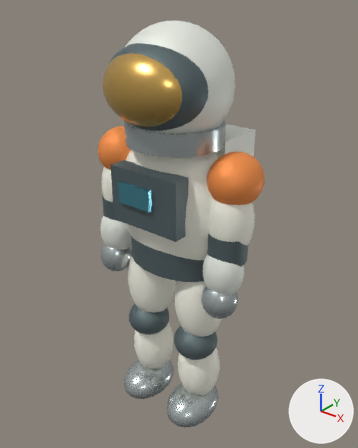
Before and after pictures for a commit that changed the glTF model public/models/mission/field-suit.glb.
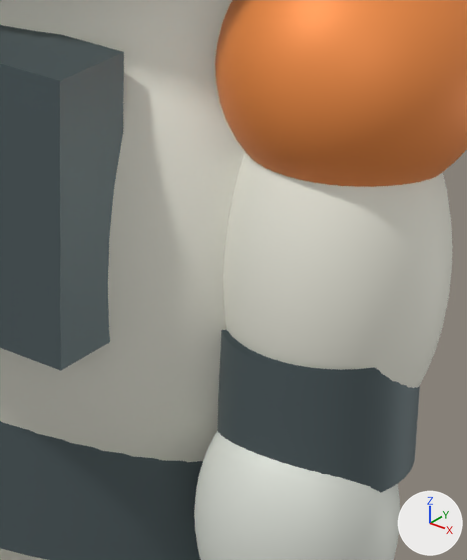
The first picture shows the older version from a 50 mm camera at (1.284, -1.576, 2.047) aimed at (-0.013, 0.046, 1.041). The close-ups show the older and then the newer version on the part from 46% to 72% of the width and 37% to 63% of the height of that picture. Only the edits that show in the close-ups are written down. Arrows for +X, +Y and +Z are at lower right; the lights stay in place. Where no turn or scale is listed for an object, it has been applied to the vertices.

The first close-up shows 'Chest console', 'Elbow.001', 'Forearm.001', 'Shoulder.001', 'Sleeve.001', 'Suit torso', 'Waist seal' and 1 more.
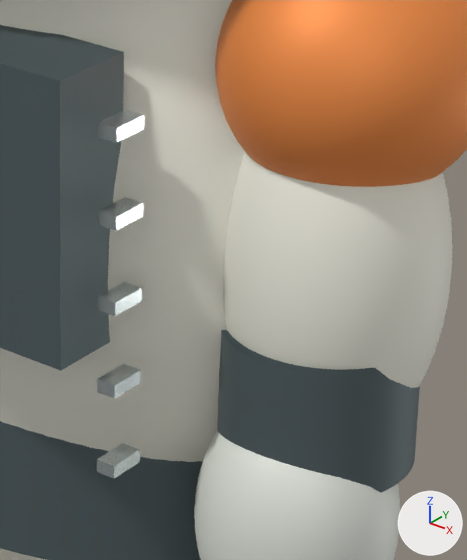
Where the change shows, as pixel boxes [x1, y1, x2, y2] in the close-ups (467 x 560 px):
'Suit seam.009', added: after [98, 110, 144, 142]
'Suit seam.008', added: after [98, 197, 143, 231]
'Suit seam.007', added: after [98, 282, 142, 316]
'Suit seam.006', added: after [97, 364, 141, 399]
'Suit seam.005', added: after [97, 443, 140, 479]

Patch to the scene script:
```diff
--- a/public/models/mission/field-suit.glb.py
+++ b/public/models/mission/field-suit.glb.py
@@ me_mesh_4_1 @@
+me_mesh_4_1.from_pydata(...)  # a box spanning x -0.5..0.5, y -0.5..0.5, z -0.5..0.5
+me_mesh_4_1.materials.append(mat_brushed_alloy)  # light grey #bac2c2
@@ ob_suit_seam_009 @@
+ob_suit_seam_009 = bpy.data.objects.new('Suit seam.009', me_mesh_4_1)
+ob_suit_seam_009.location = (0.2, -0.165, 1.32)
+ob_suit_seam_009.scale = (0.018, 0.035, 0.012)
@@ ob_suit_seam_008 @@
+ob_suit_seam_008 = bpy.data.objects.new('Suit seam.008', me_mesh_4_1)
+ob_suit_seam_008.location = (0.2, -0.165, 1.245)
+ob_suit_seam_008.scale = (0.018, 0.035, 0.012)
@@ ob_suit_seam_007 @@
+ob_suit_seam_007 = bpy.data.objects.new('Suit seam.007', me_mesh_4_1)
+ob_suit_seam_007.location = (0.2, -0.165, 1.17)
+ob_suit_seam_007.scale = (0.018, 0.035, 0.012)
@@ ob_suit_seam_006 @@
+ob_suit_seam_006 = bpy.data.objects.new('Suit seam.006', me_mesh_4_1)
+ob_suit_seam_006.location = (0.2, -0.165, 1.095)
+ob_suit_seam_006.scale = (0.018, 0.035, 0.012)
@@ ob_suit_seam_005 @@
+ob_suit_seam_005 = bpy.data.objects.new('Suit seam.005', me_mesh_4_1)
+ob_suit_seam_005.location = (0.2, -0.165, 1.02)
+ob_suit_seam_005.scale = (0.018, 0.035, 0.012)
```
